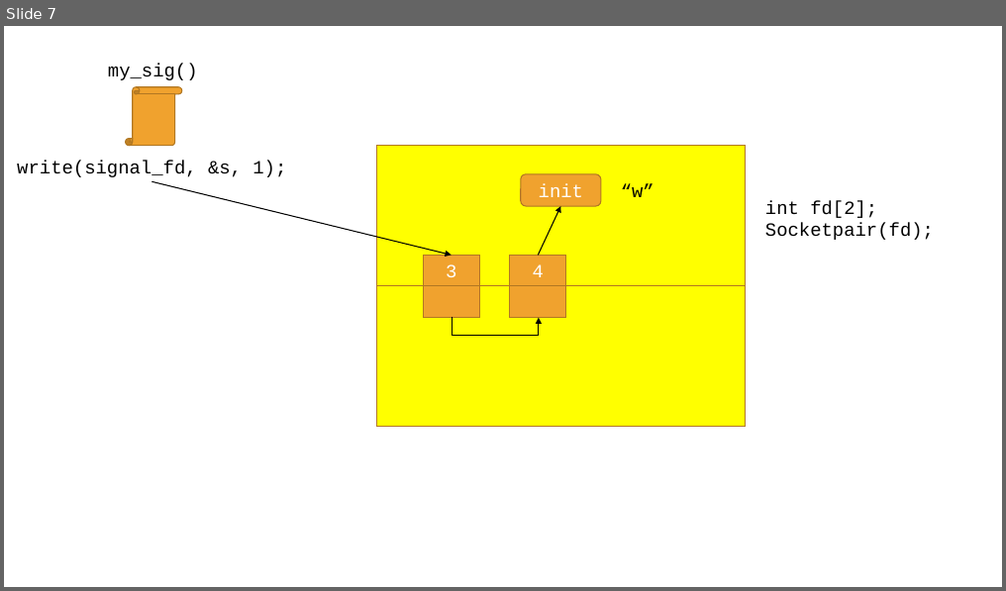
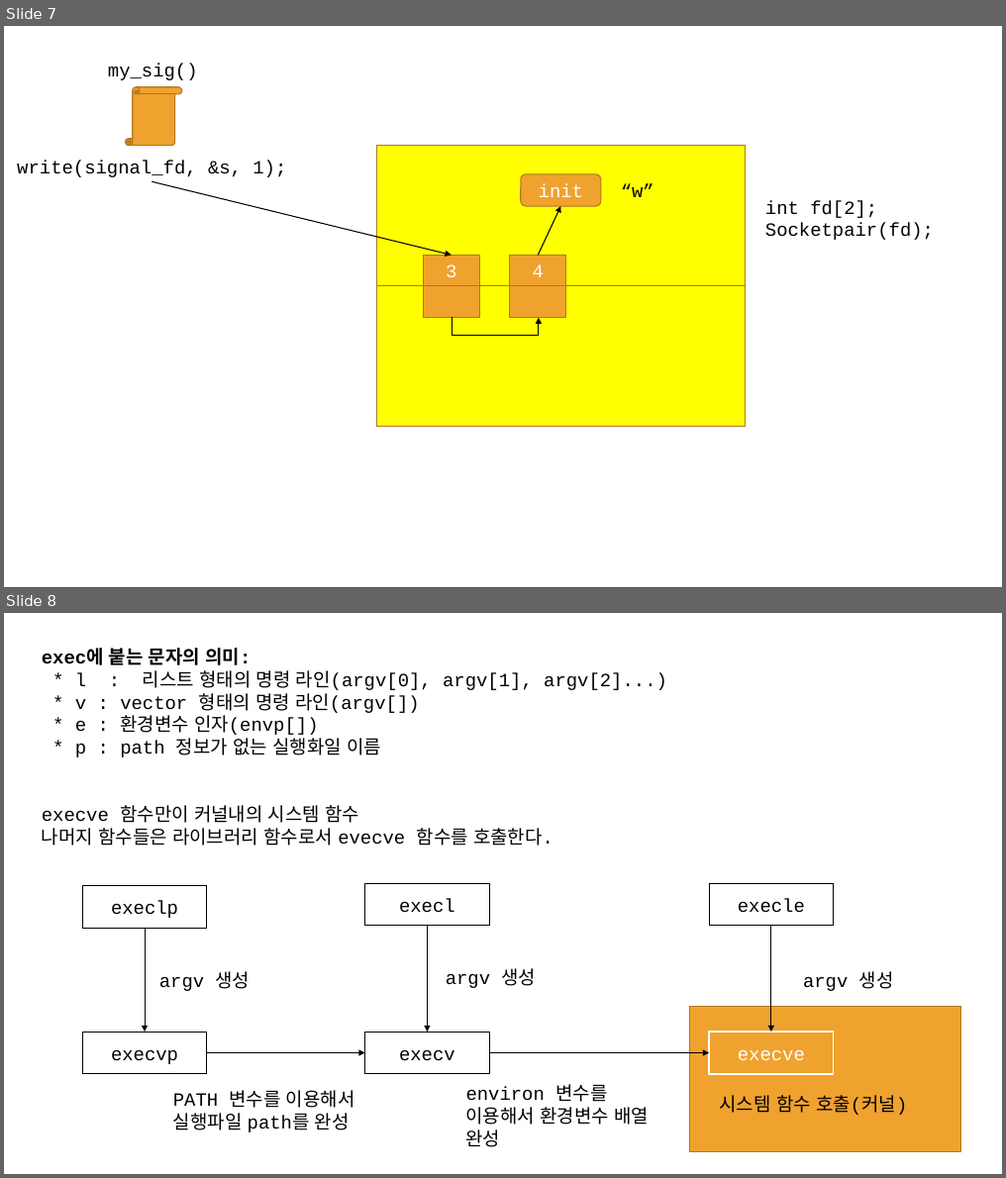
Before and after one commit to blomdhal22/prac-lsp, a slide deck: ps.pptx. Shown one above the other, each under a label of ours: slide 7 before the commit, slides 7 and 8 after it. The pictures are 1006x591 and 1006x1178 pixels, drawn with LibreOffice and Linux fonts; fonts in the diff are those of the drawing. Boxes give left, top, right and bottom in pixels: in the first picture for what was removed or moved away, otherwise in the second. Text is boxed around its words. In the diff, an @@ line names an element or a change of style, - is before the commit and + after.

Commit message:
update ps.ppt

```diff
--- a/ps.pptx
+++ b/ps.pptx
@@ slide 8 added at bbox=[4, 613, 1002, 1174], background #FFFFFF @@
@@ text added at bbox=[42, 648, 667, 846], 18 pt, text #000000 @@
+exec에 붙는 문자의 의미:
+* l : 리스트 형태의 명령 라인(argv[0], argv[1], argv[2]...)
+* v : vector 형태의 명령 라인(argv[])
+* e : 환경변수 인자(envp[])
+* p : path 정보가 없는 실행화일 이름
+execve 함수만이 커널내의 시스템 함수
+나머지 함수들은 라이브러리 함수로서 evecve 함수를 호출한다.
@@ rectangle added at bbox=[82, 886, 207, 928], fill #FFFFFF, outline #000000 1 pt, 18 pt, text #000000 @@
+execlp
@@ rectangle added at bbox=[364, 883, 489, 925], fill #FFFFFF, outline #000000 1 pt, 18 pt, text #000000 @@
+execl
@@ rectangle added at bbox=[709, 883, 834, 925], fill #FFFFFF, outline #000000 1 pt, 18 pt, text #000000 @@
+execle
@@ arrow added from (145, 928) to (145, 1032), #000000 1 pt @@
@@ arrow added from (427, 926) to (427, 1032), #000000 1 pt @@
@@ arrow added from (771, 926) to (771, 1032), #000000 1 pt @@
@@ text added at bbox=[446, 968, 536, 988], 18 pt, text #000000 @@
+argv 생성
@@ text added at bbox=[159, 971, 251, 991], 18 pt, text #000000 @@
+argv 생성
@@ text added at bbox=[803, 971, 894, 991], 18 pt, text #000000 @@
+argv 생성
@@ rectangle added at bbox=[690, 1007, 961, 1152], fill #F0A22E, outline #B27822 1 pt @@
@@ rectangle added at bbox=[82, 1032, 207, 1074], fill #FFFFFF, outline #000000 1 pt, 18 pt, text #000000 @@
+execvp
@@ arrow added from (207, 1054) to (364, 1054), #000000 1 pt @@
@@ rectangle added at bbox=[364, 1032, 489, 1074], fill #FFFFFF, outline #000000 1 pt, 18 pt, text #000000 @@
+execv
@@ arrow added from (489, 1054) to (709, 1054), #000000 1 pt @@
@@ rectangle added at bbox=[709, 1032, 834, 1074], fill #F0A22E, outline #FFFFFF 1.5 pt, 18 pt, text #FFFFFF @@
+execve
@@ text added at bbox=[466, 1084, 648, 1148], 18 pt, text #000000 @@
+environ 변수를 이용해서 환경변수 배열 완성
@@ text added at bbox=[173, 1090, 355, 1133], 18 pt, text #000000 @@
+PATH 변수를 이용해서 실행파일 path를 완성
@@ text added at bbox=[720, 1095, 907, 1115], 18 pt, text #000000 @@
+시스템 함수 호출(커널)
```
Also in this commit, not shown: 4 other slides added.
